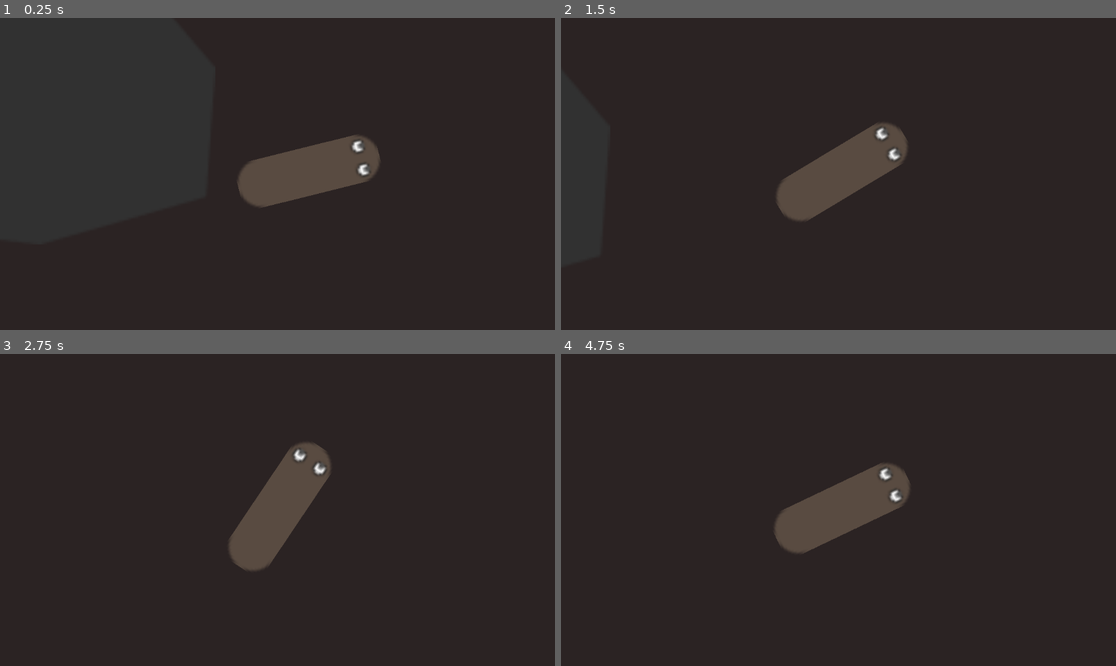
Above: before the commit, frames 1-4 (two rows, left to right).
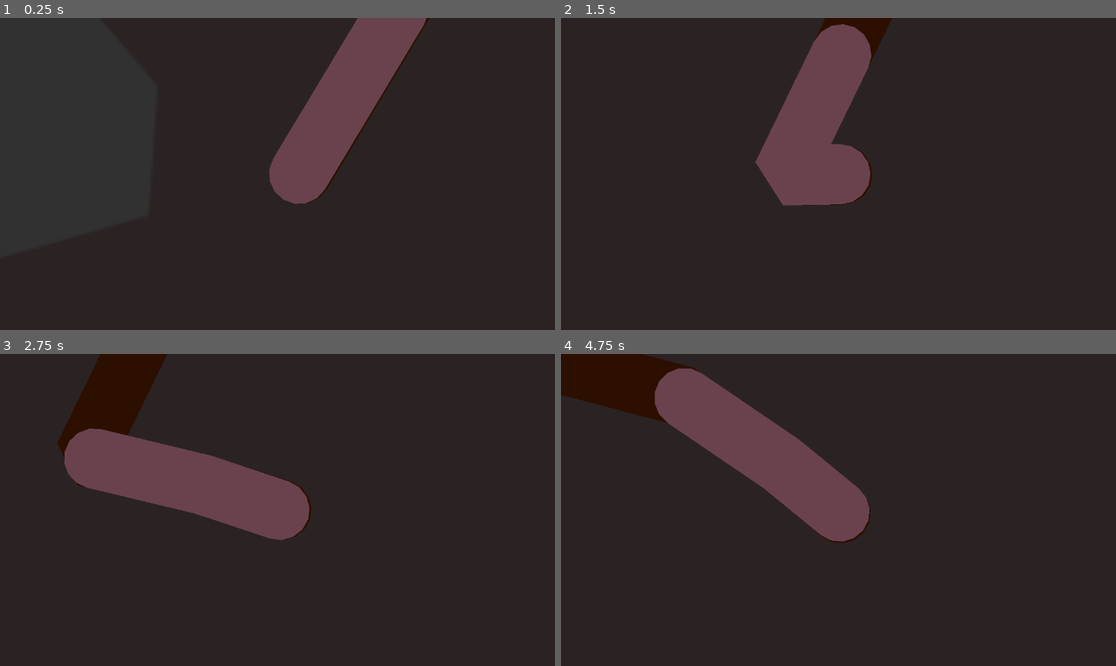
Above: after the commit, the same moments.

Repository: squirrelsoftcompany/LD56
Game: Godot game, scene res://Scenes/Main.tscn
Same seed, same stepped clock (60 frames per second), same inputs: the game is played once before the commit and once after it.
Inputs (mouse positions are in pixels of both pictures, inside the frame that each line leads up to):
- Up to frame 1 (0.25 s): no input
- Up to frame 2 (1.5 s): tap Enter (ui_accept) at 0.5, 0.77 s; move the mouse to (960, 158) at 0.52 s; hold D 0.53-1.28 s; hold F 0.53-1.28 s; click (960, 158) at 0.67 s; move the mouse to (727, 189) at 1.27 s; hold S from 1.28 s (still down); tap Space at 1.35 s
- Up to frame 3 (2.75 s): tap Enter (ui_accept) at 1.52 s; move the mouse to (333, 441) at 2.02 s; release S at 2.03 s; hold D from 2.03 s (still down); hold F from 2.03 s (still down)
- Up to frame 4 (4.75 s): move the mouse to (810, 572) at 2.77 s; release D at 2.78 s; release F at 2.78 s; hold W 2.78-3.53 s; tap Space at 2.85, 4.35 s; click (810, 572) at 2.92 s; tap Enter (ui_accept) at 3.02, 3.77, 4.52 s; move the mouse to (1005, 556) at 3.52 s; hold F 3.53-4.28 s; hold A from 3.53 s (still down); move the mouse to (672, 463) at 4.27 s

The runs differ from the first frame. In frame 1, 7.1% of the frame differs, in the area x 42-78%, y 0-61%; in frame 2, 7.7%; in frame 3, 12%, in the area x 10-60%, y 0-70%; in frame 4, 12%.

Commit message:
renaming and prefabs creation from main scene

Diff:
--- a/Map/Tile.tscn
+++ b/Map/Tile.tscn
@@ -1,6 +1,6 @@
 [gd_scene load_steps=7 format=3 uid="uid://buefhu8ssv6c1"]
 
-[ext_resource type="Texture2D" uid="uid://bpt6ldy8jlbce" path="res://Sprites/Placeholder/sprite_ground.png" id="1_jmuwe"]
+[ext_resource type="Texture2D" uid="uid://bpt6ldy8jlbce" path="res://Sprites/Placeholder/sprite_rocks.png" id="1_jmuwe"]
 [ext_resource type="Script" path="res://Scripts/tile.gd" id="1_tbkde"]
 
 [sub_resource type="StandardMaterial3D" id="StandardMaterial3D_ljril"]
--- a/Raw/placeholder_cricri.svg
+++ b/Raw/placeholder_cricri.svg
@@ -25,8 +25,8 @@
      inkscape:document-units="mm"
      showgrid="false"
      inkscape:zoom="1.0544998"
-     inkscape:cx="225.69943"
-     inkscape:cy="621.14758"
+     inkscape:cx="358.46379"
+     inkscape:cy="444.76063"
      inkscape:window-width="1920"
      inkscape:window-height="1017"
      inkscape:window-x="1912"
@@ -72,7 +72,7 @@
        d="M 7.1806865e-5,296.84319 H 132.29167 v -25.70328 l -3.72044,0.623 -3.12735,-0.40119 -0.2449,-0.57902 -2.94543 …(878 unchanged characters)…
        id="path1055"
        sodipodi:nodetypes="cccccccccccccccccccccccccccccccccccccccccccccccccccccccc"
-       inkscape:label="ground" />
+       inkscape:label="rocks" />
     <path
        style="fill:#4d4d4d;stroke:none;stroke-width:0.1988;stroke-opacity:1;stop-color:#000000"
        d="m 55.684935,93.938878 -6.988993,-26.664462 21.466196,-14.702833 12.230739,5.482412 -0.998428,9.718821 6.988993,8.223619 -0.998428,14.204443 -18.221304,5.2332 z"
@@ -191,7 +191,7 @@
     </g>
     <g
        id="g971"
-       inkscape:label="Mole"
+       inkscape:label="mole"
        transform="matrix(1.1324832,0,0,1.3193225,-138.7059,-33.057223)"
        inkscape:export-filename="..\Sprites\Placeholder\sprite_mole.png"
        inkscape:export-xdpi="96"
--- a/Scenes/Main.tscn
+++ b/Scenes/Main.tscn
@@ -1,17 +1,18 @@
-[gd_scene load_steps=21 format=3 uid="uid://cefracuibowbm"]
+[gd_scene load_steps=20 format=3 uid="uid://cefracuibowbm"]
 
-[ext_resource type="Texture2D" uid="uid://bpt6ldy8jlbce" path="res://Sprites/Placeholder/sprite_ground.png" id="2_1ocxd"]
-[ext_resource type="Texture2D" uid="uid://caigtg4jc5exb" path="res://Sprites/Placeholder/sprite_stone1.png" id="3_rs3hb"]
-[ext_resource type="Texture2D" uid="uid://shwcdln4ti2w" path="res://Sprites/Placeholder/sprite_stone2.png" id="4_4fxnr"]
-[ext_resource type="Texture2D" uid="uid://c88a057eu4si2" path="res://Sprites/Placeholder/sprite_stone3.png" id="5_4mok3"]
-[ext_resource type="Texture2D" uid="uid://b5ihv4owe5wxt" path="res://Sprites/Placeholder/sprite_stone4.png" id="6_frmpu"]
-[ext_resource type="Texture2D" uid="uid://o7e7xpduj12b" path="res://Sprites/Placeholder/sprite_food.png" id="6_u1xpb"]
-[ext_resource type="Texture2D" uid="uid://bwuqet6a2a0oh" path="res://Sprites/Placeholder/sprite_exterieur.png" id="7_mqaw2"]
+[ext_resource type="Texture2D" uid="uid://bpt6ldy8jlbce" path="res://Sprites/Placeholder/sprite_rocks.png" id="2_1ocxd"]
+[ext_resource type="PackedScene" uid="uid://cxx38earkuw5l" path="res://Scenes/Map/Elements/stone_1.tscn" id="2_o346k"]
+[ext_resource type="PackedScene" uid="uid://bgx7xe88hy363" path="res://Scenes/Map/Elements/stone_2.tscn" id="3_l8dt3"]
+[ext_resource type="PackedScene" uid="uid://ltoettmlgsjj" path="res://Scenes/Map/Elements/stone_3.tscn" id="4_7yr7x"]
+[ext_resource type="PackedScene" uid="uid://cxylqd85w5i1m" path="res://Scenes/Map/Elements/stone_4.tscn" id="5_wx8ee"]
+[ext_resource type="PackedScene" uid="uid://b25u3e57lesyp" path="res://Scenes/Map/Elements/rocks.tscn" id="6_fdd4a"]
+[ext_resource type="PackedScene" uid="uid://b7aptw0r7e8sl" path="res://Scenes/Map/Elements/food.tscn" id="6_we4o5"]
+[ext_resource type="PackedScene" uid="uid://bi5inu67rib6r" path="res://Scenes/Map/Elements/court.tscn" id="7_a2bm4"]
 [ext_resource type="Script" path="res://Scripts/worm_head.gd" id="8_1uaqr"]
-[ext_resource type="Texture2D" uid="uid://djbdij674qcyw" path="res://Sprites/Placeholder/sprite_worm_head.png" id="8_a8gyp"]
 [ext_resource type="Script" path="res://addons/phantom_camera/scripts/phantom_camera_host/phantom_camera_host.gd" id="9_uljwb"]
 [ext_resource type="Script" path="res://addons/phantom_camera/scripts/phantom_camera/phantom_camera_2d.gd" id="10_8ouvx"]
 [ext_resource type="Script" path="res://addons/phantom_camera/scripts/resources/tween_resource.gd" id="11_4vje4"]
+[ext_resource type="PackedScene" uid="uid://ctey2y2gj1nsf" path="res://Scenes/Worm.tscn" id="14_1wgdv"]
 
 [sub_resource type="StandardMaterial3D" id="StandardMaterial3D_38h78"]
 albedo_texture = ExtResource("2_1ocxd")
@@ -25,14 +26,7 @@
 [sub_resource type="GradientTexture2D" id="GradientTexture2D_aws5x"]
 gradient = SubResource("Gradient_0mwqu")
 
-[sub_resource type="RectangleShape2D" id="RectangleShape2D_1nuyb"]
-size = Vector2(1, 1)
-
-[sub_resource type="CircleShape2D" id="CircleShape2D_sgfg7"]
-radius = 40.0
-
 [sub_resource type="CapsuleShape2D" id="CapsuleShape2D_8ltyw"]
-height = 60.0
 
 [sub_resource type="Resource" id="Resource_ywpxq"]
 script = ExtResource("11_4vje4")
@@ -48,100 +42,51 @@
 mesh = SubResource("QuadMesh_wv8x5")
 texture = SubResource("GradientTexture2D_aws5x")
 
-[node name="SpriteStone1" type="Sprite2D" parent="."]
+[node name="SpriteStone1" parent="." instance=ExtResource("2_o346k")]
 position = Vector2(-666, -99)
-texture = ExtResource("3_rs3hb")
 
-[node name="StaticBody2D" type="StaticBody2D" parent="SpriteStone1"]
+[node name="SpriteStone2" parent="." instance=ExtResource("3_l8dt3")]
+position = Vector2(560, -362)
 
-[node name="CollisionPolygon2D" type="CollisionPolygon2D" parent="SpriteStone1/StaticBody2D"]
-position = Vector2(2, 7)
-scale = Vector2(0.995457, 0.912566)
-polygon = PackedVector2Array(-34.1552, 65.7487, 60.2738, 60.2696, 69.3149, 36.1618, 55.251, -52.5989, -23.105, -84.3775, -41.1871, -66.8445, -64.2921, -33.9701, -76.3468, 3.28744, -74.3377, 40.545)
+[node name="SpriteStone3" parent="." instance=ExtResource("4_7yr7x")]
+position = Vector2(461, 373)
 
-[node name="SpriteStone2" type="Sprite2D" parent="."]
-position = Vector2(560, -362)
-texture = ExtResource("4_4fxnr")
+[node name="SpriteStone4" parent="." instance=ExtResource("5_wx8ee")]
+position = Vector2(-332, 286)
 
-[node name="StaticBody2D" type="StaticBody2D" parent="SpriteStone2"]
+[node name="SpriteRocks" parent="." instance=ExtResource("6_fdd4a")]
 
-[node name="CollisionPolygon2D" type="CollisionPolygon2D" parent="SpriteStone2/StaticBody2D"]
-polygon = PackedVector2Array(-55, 57, 75, 50, 72, 9, 40, -44, 11, -58, -54, -22, -76, 35)
+[node name="SpriteFood" parent="." instance=ExtResource("6_we4o5")]
+position = Vector2(-293, -368)
 
-[node name="SpriteStone3" type="Sprite2D" parent="."]
-position = Vector2(461, 373)
-texture = ExtResource("5_4mok3")
-
-[node name="StaticBody2D" type="StaticBody2D" parent="SpriteStone3"]
-
-[node name="CollisionPolygon2D" type="CollisionPolygon2D" parent="SpriteStone3/StaticBody2D"]
-polygon = PackedVector2Array(-31, 66, -3, 82, 30, 88, 52, 58, 46, -11, 26, -68, 18, -84, -16, -88, -33, -70, -50, -4)
-
-[node name="SpriteStone4" type="Sprite2D" parent="."]
-position = Vector2(-332, 286)
-texture = ExtResource("6_frmpu")
-
-[node name="StaticBody2D" type="StaticBody2D" parent="SpriteStone4"]
-
-[node name="CollisionPolygon2D" type="CollisionPolygon2D" parent="SpriteStone4/StaticBody2D"]
-polygon = PackedVector2Array(-75, -27, 7, -81, 50, -57, 73, 9, 72, 62, 1, 83, -47, 75)
-
-[node name="SpriteRocks" type="Sprite2D" parent="."]
-z_index = -1
-texture_repeat = 2
-position = Vector2(0, 775)
-texture = ExtResource("2_1ocxd")
-region_enabled = true
-region_rect = Rect2(0, 0, 2000, 100)
-
-[node name="StaticBody2D" type="StaticBody2D" parent="SpriteRocks"]
-
-[node name="CollisionShape2D" type="CollisionShape2D" parent="SpriteRocks/StaticBody2D"]
-scale = Vector2(2000, 100)
-shape = SubResource("RectangleShape2D_1nuyb")
-
-[node name="SpriteFood" type="Sprite2D" parent="."]
-position = Vector2(-293, -368)
-scale = Vector2(0.5, 0.5)
-texture = ExtResource("6_u1xpb")
-
-[node name="Area2D" type="Area2D" parent="SpriteFood"]
-
-[node name="CollisionShape2D" type="CollisionShape2D" parent="SpriteFood/Area2D"]
-shape = SubResource("CircleShape2D_sgfg7")
-
-[node name="SpriteExterieur" type="Sprite2D" parent="."]
-texture_repeat = 2
-position = Vector2(0, -820)
-texture = ExtResource("7_mqaw2")
-region_enabled = true
-region_rect = Rect2(0, 0, 2000, 150)
+[node name="SpriteExterieur" parent="." instance=ExtResource("7_a2bm4")]
 
 [node name="WormHead" type="CharacterBody2D" parent="."]
-position = Vector2(-235, 338)
+position = Vector2(-210, 330)
 floor_constant_speed = true
 script = ExtResource("8_1uaqr")
 max_rotation_speed_in_degrees = 60
 max_forward_speed = 50
 
 [node name="CollisionShape2D" type="CollisionShape2D" parent="WormHead"]
+position = Vector2(-7.5, 0)
 rotation = 1.5708
 shape = SubResource("CapsuleShape2D_8ltyw")
 
-[node name="Sprite2D" type="Sprite2D" parent="WormHead"]
-rotation = 1.5708
-texture = ExtResource("8_a8gyp")
+[node name="Worm" parent="WormHead" instance=ExtResource("14_1wgdv")]
+start_width = 25.0
+length = 80.0
 
 [node name="Camera2D" type="Camera2D" parent="."]
 physics_interpolation_mode = 1
-position = Vector2(-235, 338)
+position = Vector2(-210, 330)
 zoom = Vector2(5, 5)
 
 [node name="PhantomCameraHost" type="Node" parent="Camera2D"]
 script = ExtResource("9_uljwb")
 
 [node name="PhantomCamera2D" type="Node2D" parent="." node_paths=PackedStringArray("follow_targets")]
-position = Vector2(-235, 338)
+position = Vector2(-210, 330)
 script = ExtResource("10_8ouvx")
 follow_mode = 3
 follow_targets = [NodePath("../WormHead")]
--- /dev/null
+++ b/Scenes/Map/Elements/court.tscn
@@ -0,0 +1,10 @@
+[gd_scene load_steps=2 format=3 uid="uid://bi5inu67rib6r"]
+
+[ext_resource type="Texture2D" uid="uid://bwuqet6a2a0oh" path="res://Sprites/Placeholder/sprite_fence.png" id="1_ox4w6"]
+
+[node name="SpriteExterieur" type="Sprite2D"]
+texture_repeat = 2
+position = Vector2(0, -820)
+texture = ExtResource("1_ox4w6")
+region_enabled = true
+region_rect = Rect2(0, 0, 2000, 150)
--- /dev/null
+++ b/Scenes/Map/Elements/food.tscn
@@ -0,0 +1,15 @@
+[gd_scene load_steps=3 format=3 uid="uid://b7aptw0r7e8sl"]
+
+[ext_resource type="Texture2D" uid="uid://o7e7xpduj12b" path="res://Sprites/Placeholder/sprite_food.png" id="1_1ys54"]
+
+[sub_resource type="CircleShape2D" id="CircleShape2D_sgfg7"]
+radius = 40.0
+
+[node name="SpriteFood" type="Sprite2D"]
+scale = Vector2(0.5, 0.5)
+texture = ExtResource("1_1ys54")
+
+[node name="Area2D" type="Area2D" parent="."]
+
+[node name="CollisionShape2D" type="CollisionShape2D" parent="Area2D"]
+shape = SubResource("CircleShape2D_sgfg7")
--- /dev/null
+++ b/Scenes/Map/Elements/rocks.tscn
@@ -0,0 +1,20 @@
+[gd_scene load_steps=3 format=3 uid="uid://b25u3e57lesyp"]
+
+[ext_resource type="Texture2D" uid="uid://bpt6ldy8jlbce" path="res://Sprites/Placeholder/sprite_rocks.png" id="1_4hu6n"]
+
+[sub_resource type="RectangleShape2D" id="RectangleShape2D_1nuyb"]
+size = Vector2(1, 1)
+
+[node name="SpriteRocks" type="Sprite2D"]
+z_index = -1
+texture_repeat = 2
+position = Vector2(0, 775)
+texture = ExtResource("1_4hu6n")
+region_enabled = true
+region_rect = Rect2(0, 0, 2000, 100)
+
+[node name="StaticBody2D" type="StaticBody2D" parent="."]
+
+[node name="CollisionShape2D" type="CollisionShape2D" parent="StaticBody2D"]
+scale = Vector2(2000, 100)
+shape = SubResource("RectangleShape2D_1nuyb")
--- /dev/null
+++ b/Scenes/Map/Elements/stone_1.tscn
@@ -0,0 +1,13 @@
+[gd_scene load_steps=2 format=3 uid="uid://cxx38earkuw5l"]
+
+[ext_resource type="Texture2D" uid="uid://caigtg4jc5exb" path="res://Sprites/Placeholder/sprite_stone1.png" id="1_sgrj7"]
+
+[node name="SpriteStone1" type="Sprite2D"]
+texture = ExtResource("1_sgrj7")
+
+[node name="StaticBody2D" type="StaticBody2D" parent="."]
+
+[node name="CollisionPolygon2D" type="CollisionPolygon2D" parent="StaticBody2D"]
+position = Vector2(2, 7)
+scale = Vector2(0.995457, 0.912566)
+polygon = PackedVector2Array(-34.1552, 65.7487, 60.2738, 60.2696, 69.3149, 36.1618, 55.251, -52.5989, -23.105, -84.3775, -41.1871, -66.8445, -64.2921, -33.9701, -76.3468, 3.28744, -74.3377, 40.545)
--- /dev/null
+++ b/Scenes/Map/Elements/stone_2.tscn
@@ -0,0 +1,11 @@
+[gd_scene load_steps=2 format=3 uid="uid://bgx7xe88hy363"]
+
+[ext_resource type="Texture2D" uid="uid://shwcdln4ti2w" path="res://Sprites/Placeholder/sprite_stone2.png" id="1_lygcs"]
+
+[node name="SpriteStone2" type="Sprite2D"]
+texture = ExtResource("1_lygcs")
+
+[node name="StaticBody2D" type="StaticBody2D" parent="."]
+
+[node name="CollisionPolygon2D" type="CollisionPolygon2D" parent="StaticBody2D"]
+polygon = PackedVector2Array(-55, 57, 75, 50, 72, 9, 40, -44, 11, -58, -54, -22, -76, 35)
--- /dev/null
+++ b/Scenes/Map/Elements/stone_3.tscn
@@ -0,0 +1,11 @@
+[gd_scene load_steps=2 format=3 uid="uid://ltoettmlgsjj"]
+
+[ext_resource type="Texture2D" uid="uid://c88a057eu4si2" path="res://Sprites/Placeholder/sprite_stone3.png" id="1_nsuo0"]
+
+[node name="SpriteStone3" type="Sprite2D"]
+texture = ExtResource("1_nsuo0")
+
+[node name="StaticBody2D" type="StaticBody2D" parent="."]
+
+[node name="CollisionPolygon2D" type="CollisionPolygon2D" parent="StaticBody2D"]
+polygon = PackedVector2Array(-31, 66, -3, 82, 30, 88, 52, 58, 46, -11, 26, -68, 18, -84, -16, -88, -33, -70, -50, -4)
--- /dev/null
+++ b/Scenes/Map/Elements/stone_4.tscn
@@ -0,0 +1,11 @@
+[gd_scene load_steps=2 format=3 uid="uid://cxylqd85w5i1m"]
+
+[ext_resource type="Texture2D" uid="uid://b5ihv4owe5wxt" path="res://Sprites/Placeholder/sprite_stone4.png" id="1_2s31e"]
+
+[node name="SpriteStone4" type="Sprite2D"]
+texture = ExtResource("1_2s31e")
+
+[node name="StaticBody2D" type="StaticBody2D" parent="."]
+
+[node name="CollisionPolygon2D" type="CollisionPolygon2D" parent="StaticBody2D"]
+polygon = PackedVector2Array(-75, -27, 7, -81, 50, -57, 73, 9, 72, 62, 1, 83, -47, 75)
--- a/Scripts/worm.gd
+++ b/Scripts/worm.gd
@@ -8,7 +8,7 @@
 		gallery.width = value
 		width = value
 
-@export var start_width : float =50
+@export var start_width : float = 50
 @export var length : float = 300
 
 func _ready():
Not shown: 1 places in Scenes/Worm.tscn that only renumber resources
Renamed: Sprites/Placeholder/sprite_exterieur.png -> Sprites/Placeholder/sprite_fence.png
Not shown, changed: Sprites/Placeholder/sprite_fence.png.import
Renamed: Sprites/Placeholder/sprite_ground.png -> Sprites/Placeholder/sprite_rocks.png
Not shown, changed: Sprites/Placeholder/sprite_rocks.png.import
